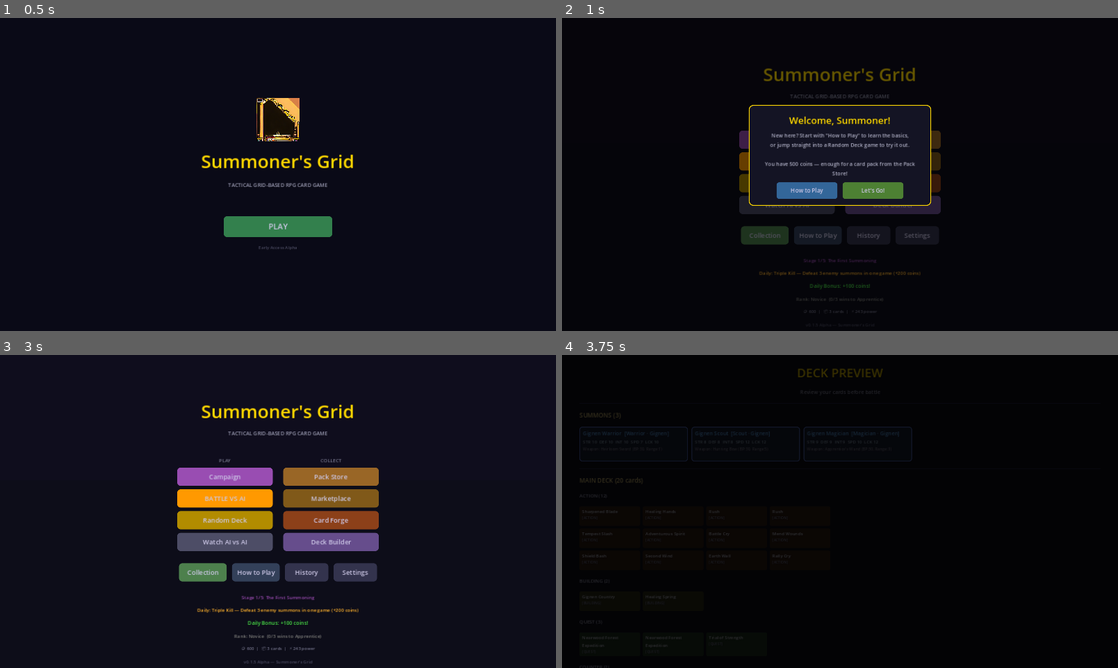
Above: before the commit, frames 1-4 (two rows, left to right).
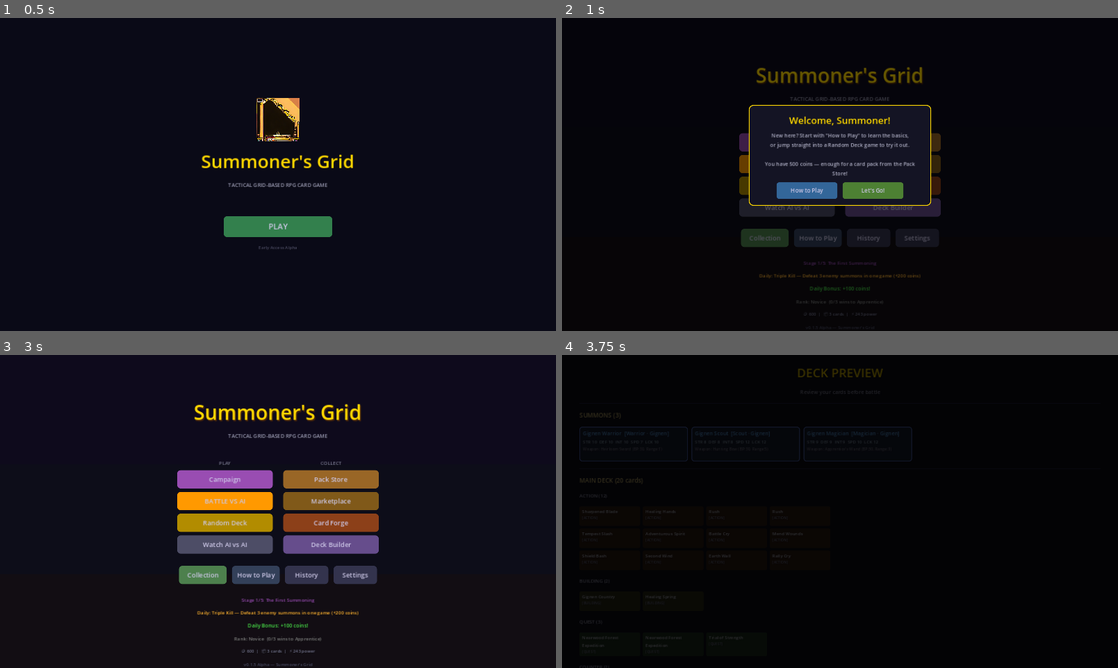
Above: after the commit, the same moments.

Repository: look-itsaxiom/summoners-grid
Game: Godot game, scene res://scenes/login.tscn
Same seed, same stepped clock (60 frames per second), same inputs: the game is played once before the commit and once after it.
Inputs:
- Up to frame 1 (0.5 s): no input
- Up to frame 2 (1 s): click "PLAY" at 0.5 s
- Up to frame 3 (3 s): click "Campaign" at 1.25 s; click "Campaign" at 2 s; click "Let's Go!" at 2.75 s
- Up to frame 4 (3.75 s): click "BATTLE VS AI" at 3.5 s

Frame 1 is identical in both runs. In frame 2, 2.3% of the frame differs, in the area x 31-69%, y 15-96%; in frame 3, 6.7%, in the area x 31-69%, y 15-100%; in frame 4, nothing differs.

Commit message:
polish: menu atmosphere — gradient layers, title shadow, warm glow
Menu screen improvements:
- Darker top gradient (purple tint) for visual weight
- Warm orange glow from bottom edge for atmosphere
- Title text shadow (gold-brown, offset 2x3) for depth
- Slightly larger title (46px) for more presence
- Moving from flat/generic toward atmospheric/themed

Co-Authored-By: Claude Opus 4.6 (1M context) <noreply@anthropic.com>

Diff:
--- a/godot/scripts/ui/main_menu_screen.gd
+++ b/godot/scripts/ui/main_menu_screen.gd
@@ -18,18 +18,25 @@
 var _particle_timer := 0.0
 
 func _build_ui() -> void:
-	# Background with subtle gradient
+	# Background
 	var bg := ColorRect.new()
 	bg.color = BG_COLOR
 	bg.set_anchors_preset(Control.PRESET_FULL_RECT)
 	add_child(bg)
 
-	# Subtle top gradient overlay for depth
+	# Top gradient — darker at top for visual weight
 	var gradient := ColorRect.new()
-	gradient.color = Color(0.08, 0.05, 0.15, 0.3)
+	gradient.color = Color(0.06, 0.03, 0.12, 0.5)
 	gradient.set_anchors_preset(Control.PRESET_FULL_RECT)
-	gradient.anchor_bottom = 0.4
+	gradient.anchor_bottom = 0.35
 	add_child(gradient)
+
+	# Bottom gradient — warm glow from below
+	var bottom_glow := ColorRect.new()
+	bottom_glow.color = Color(0.12, 0.06, 0.02, 0.3)
+	bottom_glow.set_anchors_preset(Control.PRESET_FULL_RECT)
+	bottom_glow.anchor_top = 0.7
+	add_child(bottom_glow)
 
 	set_process(true)
 
@@ -52,8 +59,11 @@
 	# Title
 	var title := Label.new()
 	title.text = "Summoner's Grid"
-	title.add_theme_font_size_override("font_size", 42)
+	title.add_theme_font_size_override("font_size", 46)
 	title.add_theme_color_override("font_color", TITLE_COLOR)
+	title.add_theme_color_override("font_shadow_color", Color(0.4, 0.2, 0.0, 0.6))
+	title.add_theme_constant_override("shadow_offset_x", 2)
+	title.add_theme_constant_override("shadow_offset_y", 3)
 	title.horizontal_alignment = HORIZONTAL_ALIGNMENT_CENTER
 	center.add_child(title)
 
